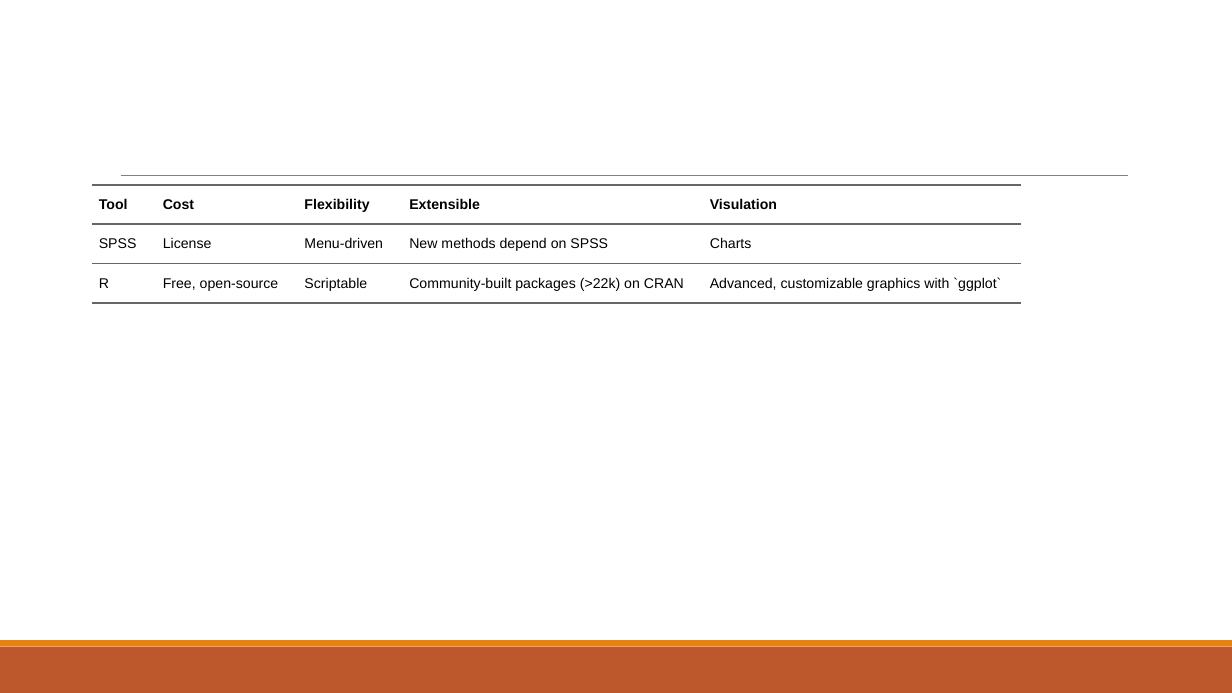
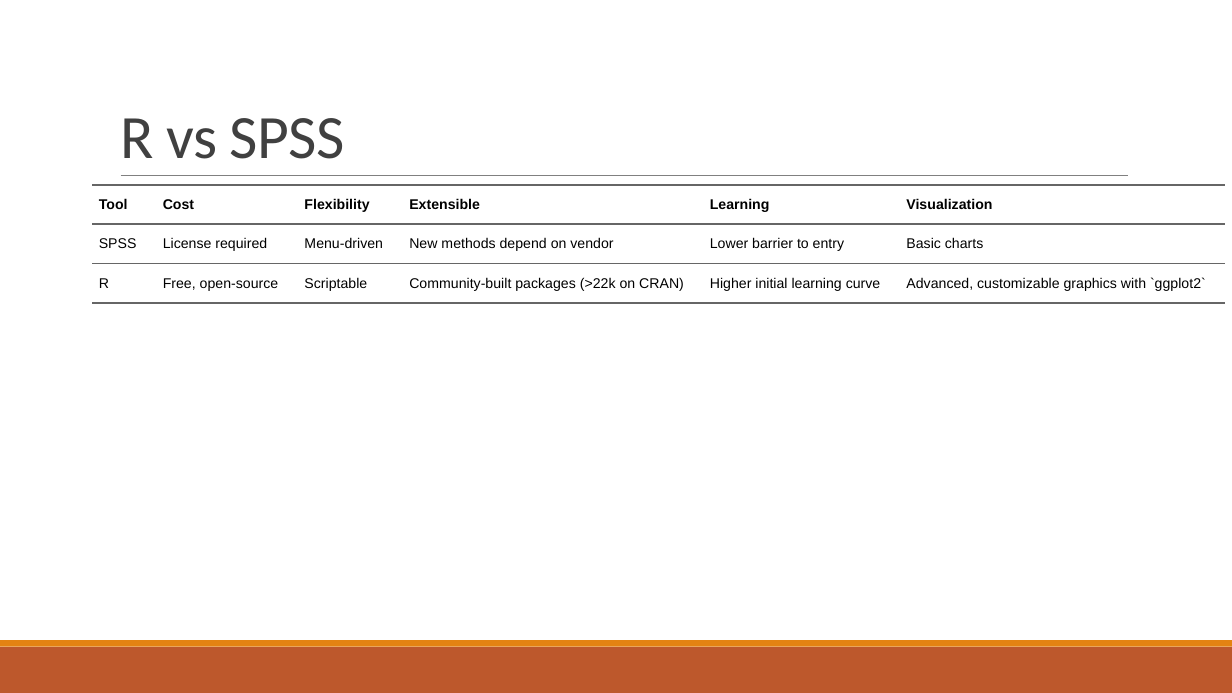
Before and after one commit to csc-ubc-okanagan/workshops, a slide deck: slide 2 of guides/Additional-talks/fundamental-concepts-with-RStudio-90-mins.pptx. Drawn at 1232x693 pixels with LibreOffice and Linux fonts; fonts in the diff are those of the drawing. Boxes give left, top, right and bottom in pixels: in the first picture for what was removed or moved away, otherwise in the second. Text is boxed around its words. In the diff, an @@ line names an element or a change of style, - is before the commit and + after.

```diff
--- a/guides/Additional-talks/fundamental-concepts-with-RStudio-90-mins.pptx
+++ b/guides/Additional-talks/fundamental-concepts-with-RStudio-90-mins.pptx
@@ title added at <box>120,118,345,159</box>, 48 pt, text #404040 @@
+R vs SPSS
@@ table at <box>92,185,1225,693</box> @@
-column 2, row 2: License
+column 2, row 2: License required
-column 4: Extensible | New methods depend on SPSS | Community-built packages (>22k) on CRAN
-column 5: Visulation | Charts | Advanced, customizable graphics with `ggplot`
+column 4: Extensible | New methods depend on vendor | Community-built packages (>22k on CRAN)
+column 5: Learning | Lower barrier to entry | Higher initial learning curve
+column 6: Visualization | Basic charts | Advanced, customizable graphics with `ggplot2`
@@ table: place and size @@
-table at <box>92,185,1020,693</box>
+table at <box>92,185,1225,693</box>
```
Also in this commit, not shown: 8 other slides changed, 30 slides added, 1 slide removed, 2 other files.
